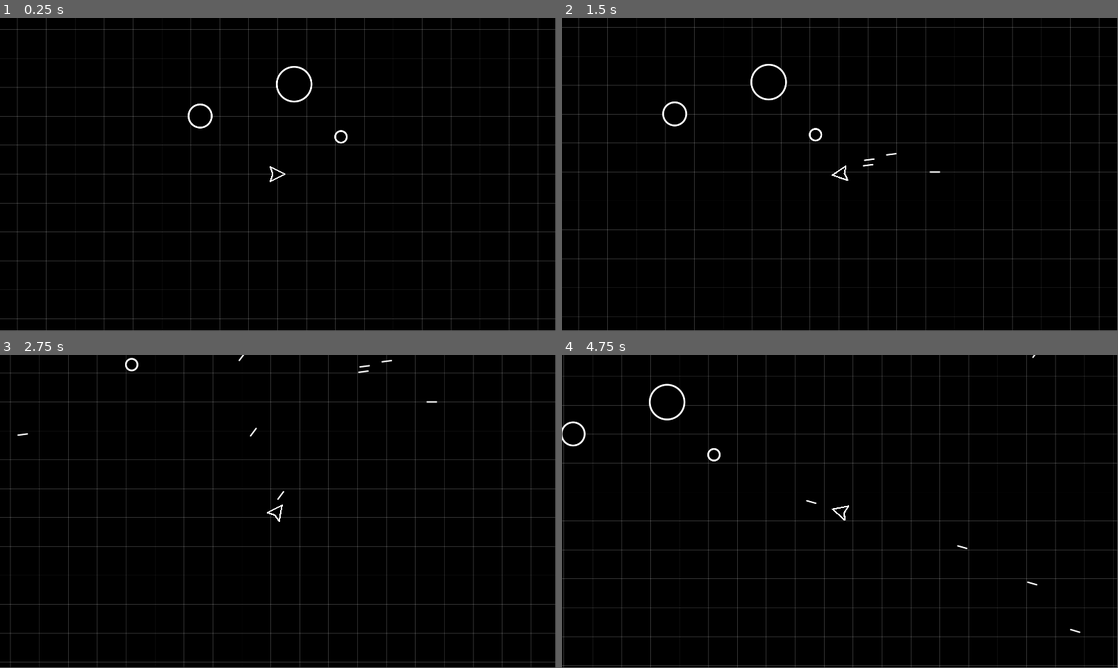
Above: before the commit, frames 1-4 (two rows, left to right).
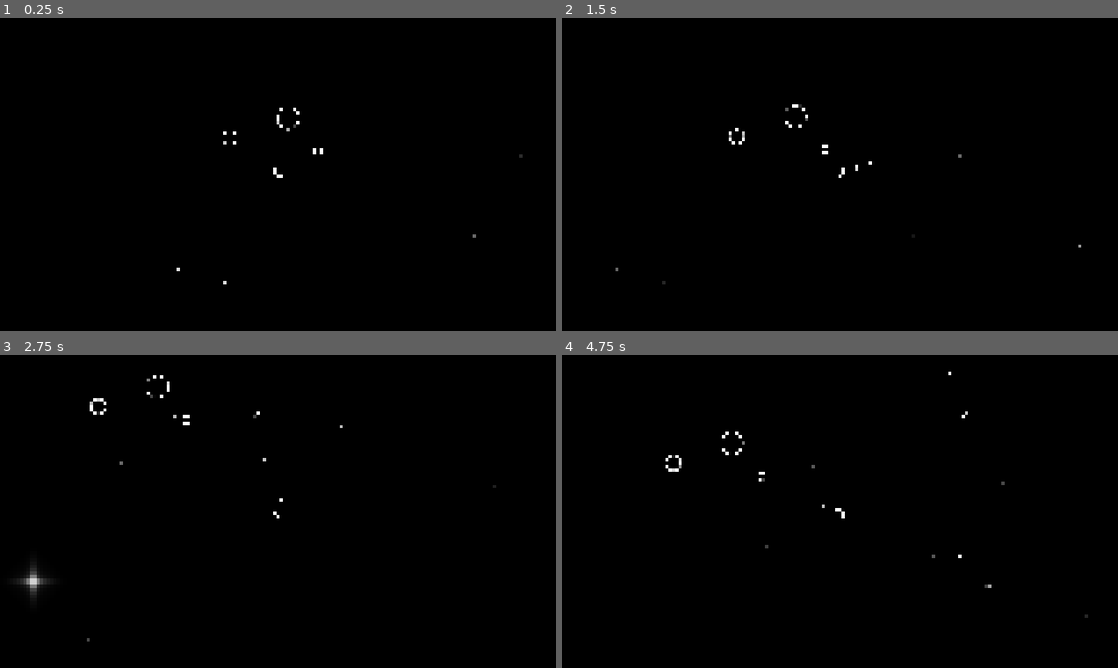
Above: after the commit, the same moments.

Repository: bleov/asteroids
Game: Godot game, scene res://Scenes/Game.tscn
Same seed, same stepped clock (60 frames per second), same inputs: the game is played once before the commit and once after it.
Inputs (mouse positions are in pixels of both pictures, inside the frame that each line leads up to):
- Up to frame 1 (0.25 s): no input
- Up to frame 2 (1.5 s): move the mouse to (962, 158) at 0.52 s; hold D (move_right) 0.53-1.28 s; hold Ctrl (fast) 0.53-1.28 s; move the mouse to (728, 190) at 1.27 s; hold S (move_down) from 1.28 s (still down); tap Shift (slow) at 1.35 s
- Up to frame 3 (2.75 s): move the mouse to (333, 442) at 2.02 s; release S (move_down) at 2.03 s; hold D (move_right) from 2.03 s (still down); hold Ctrl (fast) from 2.03 s (still down)
- Up to frame 4 (4.75 s): move the mouse to (812, 574) at 2.77 s; release D (move_right) at 2.78 s; release Ctrl (fast) at 2.78 s; hold W (move_up) 2.78-3.53 s; tap Shift (slow) at 2.85, 4.35 s; move the mouse to (1006, 558) at 3.52 s; hold Ctrl (fast) 3.53-4.28 s; hold A (move_left) from 3.53 s (still down); move the mouse to (673, 464) at 4.27 s
In our replay, the window is 799x449 before the commit and 800x450 after it. These sizes can differ from the game's own. Grey fills any space a smaller window leaves; there, only what the larger window draws over its background counts as a difference.

The runs differ from the first frame. In frame 1, 4.2% of the frame differs, in the area x 0-100%, y 0-100%; in frame 2, 4.1%; in frame 3, 4.7%; in frame 4, 4.7%.

Commit message:
feat: star background shader + minimap

Diff:
--- /dev/null
+++ b/Assets/Themes/Default.tres
@@ -0,0 +1,13 @@
+[gd_resource type="Theme" format=3 uid="uid://dqnawhsdtqm00"]
+
+[sub_resource type="StyleBoxFlat" id="StyleBoxFlat_mu514"]
+bg_color = Color(0, 0, 0, 1)
+border_width_left = 5
+border_width_top = 5
+border_width_right = 5
+border_width_bottom = 5
+border_color = Color(1, 1, 1, 1)
+border_blend = true
+
+[resource]
+Panel/styles/panel = SubResource("StyleBoxFlat_mu514")
--- a/Scenes/Bullet.tscn
+++ b/Scenes/Bullet.tscn
@@ -1,7 +1,7 @@
 [gd_scene format=3 uid="uid://b1lquqenvwjt0"]
 
 [ext_resource type="Script" uid="uid://bnotaoo56uw21" path="res://Scripts/bullet.gd" id="1_14k46"]
-[ext_resource type="Texture2D" uid="uid://0107giw83cej" path="res://Assets/Sprite/Bullet.svg" id="1_vlxeq"]
+[ext_resource type="Texture2D" uid="uid://0107giw83cej" path="res://Assets/Sprites/Bullet.svg" id="1_vlxeq"]
 
 [sub_resource type="CapsuleShape2D" id="CapsuleShape2D_14k46"]
 radius = 3.0
--- a/Scenes/Game.tscn
+++ b/Scenes/Game.tscn
@@ -2,12 +2,67 @@
 
 [ext_resource type="PackedScene" uid="uid://rk784n2apwl3" path="res://Scenes/Player.tscn" id="1_iukft"]
 [ext_resource type="Script" uid="uid://bybie1i78oqju" path="res://Scripts/bounds.gd" id="1_j5yw3"]
+[ext_resource type="Theme" uid="uid://dqnawhsdtqm00" path="res://Assets/Themes/Default.tres" id="2_7lihs"]
+[ext_resource type="Shader" uid="uid://bqjrdndg2c3yy" path="res://Shaders/Background.gdshader" id="2_b2bpf"]
 [ext_resource type="Script" uid="uid://dsfqp3pavh8p4" path="res://Scripts/camera.gd" id="2_gl6un"]
+[ext_resource type="Script" uid="uid://d20kak10kcij4" path="res://Scripts/minimap.gd" id="3_fgofq"]
 [ext_resource type="PackedScene" uid="uid://dcdy0keaioo6l" path="res://Scenes/Enemy.tscn" id="4_kldst"]
+
+[sub_resource type="ShaderMaterial" id="ShaderMaterial_7lihs"]
+shader = ExtResource("2_b2bpf")
+shader_parameter/bg_color = Color(0, 0, 0, 1)
+shader_parameter/offset = Vector2(0, 0)
+shader_parameter/bigStarSlow = 2.0
+shader_parameter/mediumStarSlow = 6.0
+shader_parameter/smallStarSlow = 8.0
+shader_parameter/smallStarAmount = 0.001
+shader_parameter/mediumStarAmount = 0.01
+shader_parameter/bigStarAmount = 0.02
+
+[sub_resource type="Gradient" id="Gradient_b2bpf"]
+offsets = PackedFloat32Array(0, 0.9427711, 1)
+colors = PackedColorArray(0, 0, 0, 0, 0, 0, 0, 0.6596386, 0, 0, 0, 1)
+
+[sub_resource type="GradientTexture2D" id="GradientTexture2D_7lihs"]
+gradient = SubResource("Gradient_b2bpf")
+width = 1000
+height = 1000
+use_hdr = true
+fill = 2
+fill_from = Vector2(0.5, 0.5)
 
 [node name="Game" type="Node2D" unique_id=2047278801]
 
+[node name="Camera2D" type="Camera2D" parent="." unique_id=1944335260]
+zoom = Vector2(1.25, 1.25)
+script = ExtResource("2_gl6un")
+
+[node name="UI" type="CanvasLayer" parent="." unique_id=1888736919]
+
+[node name="Container" type="Control" parent="UI" unique_id=1170368936]
+layout_mode = 3
+anchors_preset = 0
+offset_right = 3840.0
+offset_bottom = 2160.0
+
+[node name="Minimap" type="Panel" parent="UI/Container" unique_id=1902765855]
+layout_mode = 1
+anchors_preset = 3
+anchor_left = 1.0
+anchor_top = 1.0
+anchor_right = 1.0
+anchor_bottom = 1.0
+offset_left = -310.0
+offset_top = -310.0
+offset_right = -50.0
+offset_bottom = -50.0
+grow_horizontal = 0
+grow_vertical = 0
+theme = ExtResource("2_7lihs")
+script = ExtResource("3_fgofq")
+
 [node name="Bounds" type="Control" parent="." unique_id=1409193031]
+material = SubResource("ShaderMaterial_7lihs")
 layout_mode = 3
 anchors_preset = 8
 anchor_left = 0.5
@@ -22,24 +77,48 @@
 grow_vertical = 2
 script = ExtResource("1_j5yw3")
 
+[node name="BoundsGradient" type="Control" parent="." unique_id=1674610837]
+material = SubResource("ShaderMaterial_7lihs")
+layout_mode = 3
+anchors_preset = 8
+anchor_left = 0.5
+anchor_top = 0.5
+anchor_right = 0.5
+anchor_bottom = 0.5
+offset_left = -3000.0
+offset_top = -3000.0
+offset_right = 3000.0
+offset_bottom = 3000.0
+grow_horizontal = 2
+grow_vertical = 2
+script = ExtResource("1_j5yw3")
+
+[node name="TextureRect" type="TextureRect" parent="BoundsGradient" unique_id=17585587]
+layout_mode = 1
+anchors_preset = 15
+anchor_right = 1.0
+anchor_bottom = 1.0
+grow_horizontal = 2
+grow_vertical = 2
+texture = SubResource("GradientTexture2D_7lihs")
+
 [node name="Bullets" type="Node" parent="." unique_id=1412283500]
 
-[node name="Player" parent="." unique_id=1671592110 instance=ExtResource("1_iukft")]
+[node name="Enemies" type="Node" parent="." unique_id=1422559407]
 
-[node name="Camera2D" type="Camera2D" parent="." unique_id=1944335260]
-script = ExtResource("2_gl6un")
-
-[node name="Enemy" parent="." unique_id=408429015 instance=ExtResource("4_kldst")]
+[node name="Enemy" parent="Enemies" unique_id=408429015 instance=ExtResource("4_kldst")]
 position = Vector2(219, -129)
 level = 1
 health = -1
 
-[node name="Enemy2" parent="." unique_id=1200176905 instance=ExtResource("4_kldst")]
+[node name="Enemy2" parent="Enemies" unique_id=1200176905 instance=ExtResource("4_kldst")]
 position = Vector2(-268, -201)
 level = 2
 health = -1
 
-[node name="Enemy3" parent="." unique_id=1620443575 instance=ExtResource("4_kldst")]
+[node name="Enemy3" parent="Enemies" unique_id=1620443575 instance=ExtResource("4_kldst")]
 position = Vector2(57, -311)
 level = 3
 health = -1
+
+[node name="Player" parent="." unique_id=1671592110 instance=ExtResource("1_iukft")]
--- a/Scripts/bounds.gd
+++ b/Scripts/bounds.gd
@@ -1,15 +1,21 @@
 extends Control
 
 const BOX_SIZE = 100;
-const COLOR = Color(255, 255, 255, 0.2)
+const COLOR = Color(255, 255, 255, 1)
+const WIDTH = 5;
 
 @onready var rect = get_rect();
+@onready var player = get_parent().get_node("Player");
 
 func is_inside_bounds(pos: Vector2):
 	return rect.has_point(pos);
 
+func _process(_delta):
+	material.set("shader_parameter/offset", player.position);
+
 func _draw():
-	for x in range(0, size.x, BOX_SIZE):
-		draw_line(Vector2(x, 0), Vector2(x, size.y), COLOR, 2, false);
-	for y in range(0, size.y, BOX_SIZE):
-		draw_line(Vector2(0, y), Vector2(size.x, y), COLOR, 2, false);
+	#for x in range(0, size.x, BOX_SIZE):
+		#draw_line(Vector2(x, 0), Vector2(x, size.y), COLOR, WIDTH, false);
+	#for y in range(0, size.y, BOX_SIZE):
+		#draw_line(Vector2(0, y), Vector2(size.x, y), COLOR, WIDTH, false);
+	draw_rect(Rect2(Vector2.ZERO, size), Color(0, 0, 0, 0), true);
--- /dev/null
+++ b/Scripts/minimap.gd
@@ -0,0 +1,29 @@
+extends Panel
+
+@onready var player = $/root/Game/Player;
+@onready var Bounds = $/root/Game/Bounds;
+@onready var Enemies = $/root/Game/Enemies;
+
+@onready var scale_factor = size.x / Bounds.size.x;
+@onready var scale_vector = Vector2(scale_factor, scale_factor);
+var origin_vector = Vector2(size.x / 2, size.y / 2);
+
+var min_pos = Vector2(10, 10);
+var max_pos = size - Vector2(10, 10);
+
+const PLAYER_COLOR = Color(255, 255, 255);
+const ENEMY_COLOR = Color(200, 0.0, 0.0, 1.0);
+
+func _process(_delta):
+	queue_redraw();
+
+func _draw():
+	# Draw player
+	var player_pos = player.position * scale_vector + origin_vector
+	draw_circle(player_pos.clamp(min_pos, max_pos), 5, PLAYER_COLOR, true);
+
+	# Draw enemies
+	var enemies = Enemies.get_children(false);
+	for enemy in enemies:
+		var enemy_pos = enemy.position * scale_vector + origin_vector
+		draw_circle(enemy_pos.clamp(min_pos, max_pos), 3, ENEMY_COLOR, true);
--- /dev/null
+++ b/Shaders/Background.gdshader
@@ -0,0 +1,59 @@
+shader_type canvas_item;
+
+uniform vec4 bg_color: source_color;
+uniform vec2 offset;
+uniform float bigStarSlow = 2.0;
+uniform float mediumStarSlow = 6.0;
+uniform float smallStarSlow = 8.0;
+
+uniform float smallStarAmount = 0.002;
+uniform float mediumStarAmount = 0.01;
+uniform float bigStarAmount = 0.02;
+
+float rand(vec2 st) {
+    return fract(sin(dot(st.xy, vec2(12.9898,78.233))) * 43758.5453123);
+}
+
+void fragment() {
+	vec2 normCoordBig = FRAGCOORD.xy+floor(offset/bigStarSlow);
+	vec2 normCoordMedium = FRAGCOORD.xy+floor(offset/mediumStarSlow);
+	vec2 normCoordSmall = FRAGCOORD.xy+floor(offset/smallStarSlow);
+
+	float color = 0.0;
+
+	float size = 20.0;
+	float prob = 1.0-mediumStarAmount;
+	vec2 pos = floor(1.0 / size * normCoordMedium);
+	float starValue = rand(pos);
+
+	// Draw medium Stars
+	if (starValue > prob)
+	{
+		vec2 center = size * pos + vec2(size, size) * 0.5;
+		float t = 0.9 + 0.2 * sin(TIME * 8.0 + (starValue - prob) / (1.0 - prob) * 45.0);
+		color = 1.0 - distance(normCoordMedium.xy, center) / (0.5 * size);
+		color = color * t / (abs(normCoordMedium.y - center.y)) * t / (abs(normCoordMedium.x - center.x));
+	}
+
+	// Draw Big stars
+	size = 100.0;
+	prob = 1.0-bigStarAmount;
+	pos = floor(1.0 / size * normCoordBig);
+	starValue = rand(pos);
+
+	if (starValue > prob)
+	{
+		vec2 center = size * pos + vec2(size, size) * 0.5;
+		float t = 0.9 + 0.2 * sin(TIME * 8.0 + (starValue - prob) / (1.0 - prob) * 45.0);
+		color = 1.0 - distance(normCoordBig.xy, center) / (0.5 * size);
+		color = color * t / (abs(normCoordBig.y - center.y)) * t / (abs(normCoordBig.x - center.x));
+	}
+
+	// Draw Small stars
+	if (rand(normCoordSmall / 20.0) > 1.0-smallStarAmount)
+	{
+		float r = rand(normCoordSmall);
+		color = r * (0.85 * sin(TIME * (r * 5.0) + 720.0 * r) + 0.95);
+	}
+	COLOR = vec4(vec3(color),color) + bg_color;
+}
--- a/project.godot
+++ b/project.godot
@@ -18,10 +18,16 @@
 
 [display]
 
-window/size/viewport_width=1920
-window/size/viewport_height=1080
+window/size/viewport_width=3840
+window/size/viewport_height=2160
+window/stretch/mode="canvas_items"
 mouse_cursor/stretch/aspect="keep"
 mouse_cursor/stretch/mode="disabled"
+
+[gui]
+
+theme/default_theme_scale=2.0
+theme/custom="uid://dqnawhsdtqm00"
 
 [input]
 
@@ -77,4 +83,6 @@
 rendering_device/driver.windows="d3d12"
 renderer/rendering_method="gl_compatibility"
 renderer/rendering_method.mobile="gl_compatibility"
+textures/vram_compression/import_s3tc_bptc=true
+textures/vram_compression/import_etc2_astc=true
 environment/defaults/default_clear_color=Color(0, 0, 0, 1)
Renamed: Assets/Sprite/Bullet.svg -> Assets/Sprites/Bullet.svg
Not shown, changed: Assets/Sprites/Bullet.svg.import
Not shown, added: Scripts/minimap.gd.uid
Not shown, added: Shaders/Background.gdshader.uid
Not shown, added: export_presets.cfg
